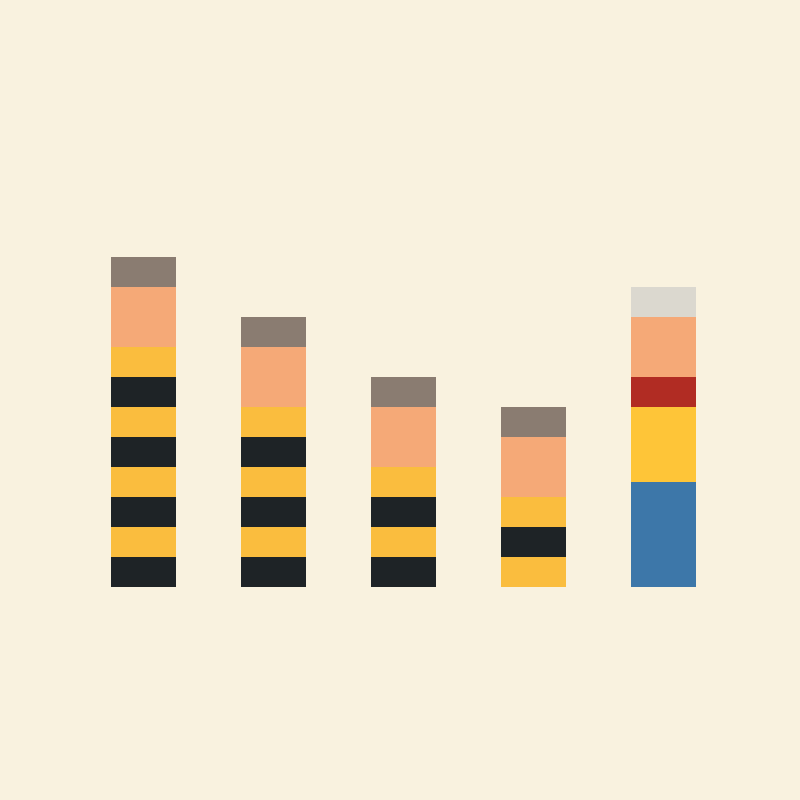
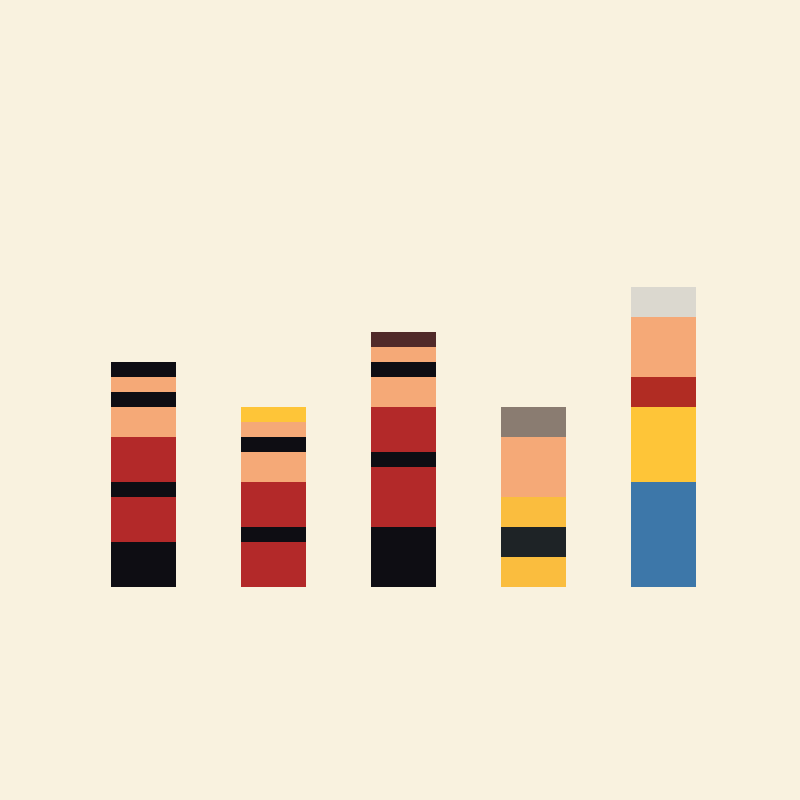
Layers edited between the first and the second 800×800 image:
renamed "Layer 17" to "Layer 22", painted on it over 371, 332, 436, 587
renamed "Layer 16" to "Layer 21", painted on it over 241, 317, 306, 587
renamed "Layer 15" to "Layer 20", painted on it over 111, 257, 176, 587
